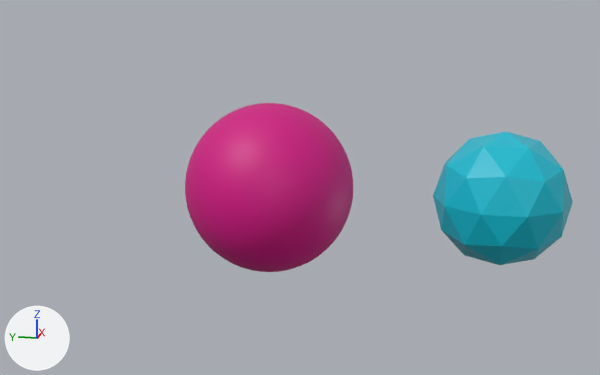
Renders of the COLLADA model resources/scenes/dae/even_more_cubes.dae from each side of a commit.
Rendered twice from a 50 mm camera at (-20.01, -4.79, 5.04) aimed at (0.09, -0.77, 0.02). Lighting does not change. The marker at lower left points along +X, +Y and +Z. Where no turn or scale is listed for an object, it has been applied to the vertices.
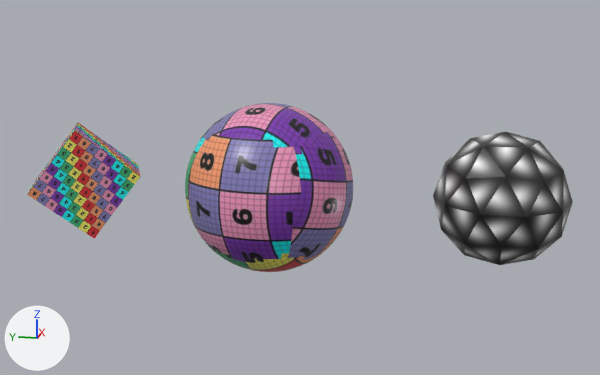
What differs and where, as boxes [x1, y1, x2, y2] in the pictures (600 x 375 px):
'Sphere', surface changed
    both: [185, 103, 353, 272]
'Icosphere', surface changed (cyan to grey)
    both: [433, 132, 573, 265]
'Cube', added
    after: [27, 123, 140, 239]

Diff of the bpy script that builds the scene:
```diff
--- a/resources/scenes/dae/even_more_cubes.dae.py
+++ b/resources/scenes/dae/even_more_cubes.dae.py
@@ img_radialglowmask_tga @@
+img_radialglowmask_tga = load_image('radialGlowMask.tga', '../../textures/radialGlowMask.tga', 32, 32, 'sRGB')
@@ img_uv_test_jpg @@
+img_uv_test_jpg = load_image('uv_test.jpg', '../../textures/common/uv_test.jpg', 400, 400, 'sRGB')
@@ mat_material_001 @@
 mat_material_001 = principled_material('Material_001')
-mat_material_001.base_color = (0.64, 0.0, 0.223)  # pink #d10082
-mat_material_001.roughness = 0.54
+mat_material_001.texture = img_uv_test_jpg
+mat_material_001.roughness = 0.35
@@ mat_material_003 @@
 mat_material_003 = principled_material('Material_003')
-mat_material_003.base_color = (0.0, 0.503, 0.64)  # cyan #00bcd1
+mat_material_003.texture = img_radialglowmask_tga
 mat_material_003.roughness = 0.34
@@ mat_material @@
+mat_material = principled_material('Material')
+mat_material.texture = img_uv_test_jpg
+mat_material.roughness = 0.73
@@ me_sphere_002 @@
 me_sphere_002.from_pydata(...)  # 1986 vertices, 3968 faces; spans x -2.13..2.13, y -2.13..2.13, z -2.15..2.15
 # used by ob_sphere; location = (0.0, 0.0, 0.0)
+# me_sphere_002 part 1: texture (UV) coordinates changed
 me_sphere_002.materials.append(mat_material_001)
@@ me_icosphere @@
 me_icosphere.from_pydata(...)  # 42 vertices, 80 faces; spans x -1.56..1.56, y -1.64..1.64, z -1.64..1.64
 # used by ob_icosphere; location = (0.0, -5.75, 0.0)
+# me_icosphere part 2: texture (UV) coordinates changed
 me_icosphere.materials.append(mat_material_003)
@@ me_cube @@
+me_cube.from_pydata(...)  # 8 vertices, 12 faces; spans x -1.49..1.49, y -1.68..1.68, z -1.46..1.46
+me_cube.materials.append(mat_material)  # picture img_uv_test_jpg
@@ ob_cube @@
+ob_cube = bpy.data.objects.new('Cube', me_cube)
+ob_cube.location = (0.0, 5.01, 0.0)
```
